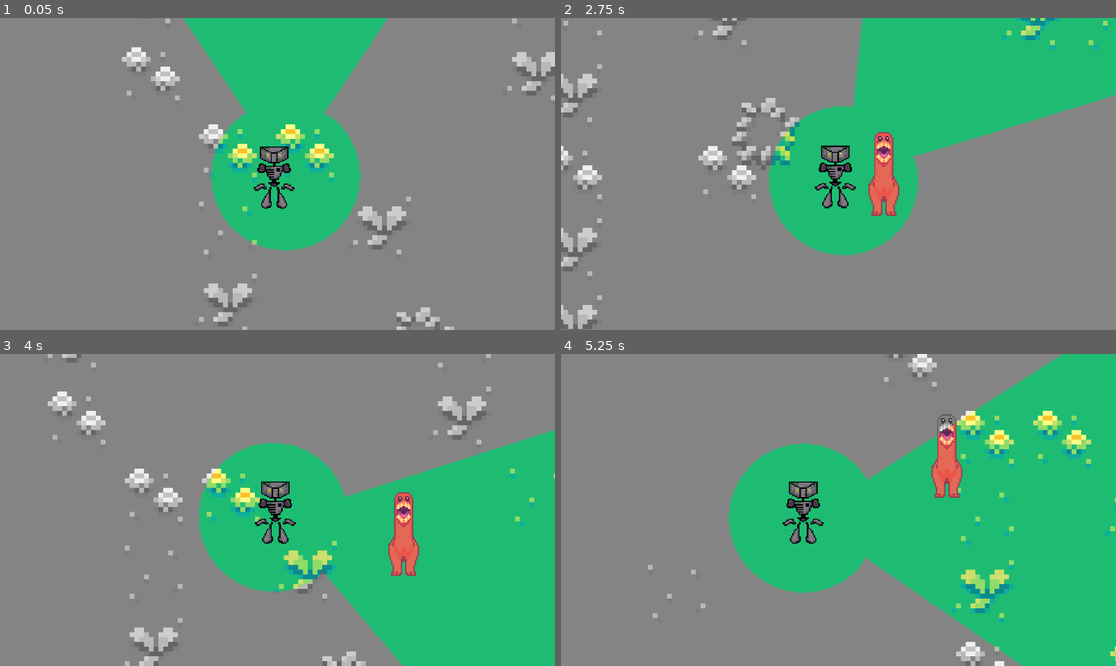
Above: before the commit, frames 1-4 (two rows, left to right).
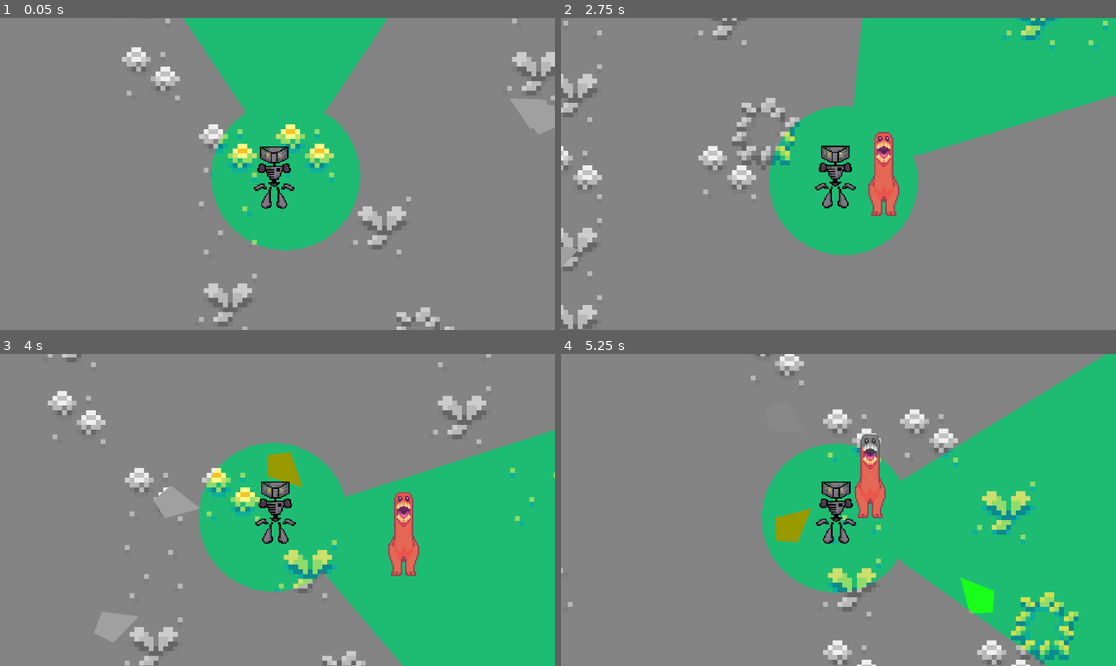
Above: after the commit, the same moments.

Repository: Immersor-git/Running-Out-of-Power
Game: Godot game, scene res://enemy_test_level.tscn
Two runs of this game, one before a commit and one after it. Both use one fixed random seed, a clock stepped at 60 frames per second and the inputs below.
Inputs (mouse positions are in pixels of both pictures, inside the frame that each line leads up to):
- Up to frame 1 (0.05 s): no input
- Up to frame 2 (2.75 s): move the mouse to (960, 158) at 0.52 s; hold D (right) 0.53-1.28 s; click (960, 158) at 0.67 s; move the mouse to (727, 189) at 1.27 s; hold S (back) 1.28-2.03 s; move the mouse to (894, 105) at 2.02 s; hold D (right) from 2.03 s (still down)
- Up to frame 3 (4 s): move the mouse to (249, 572) at 2.77 s; release D (right) at 2.78 s; hold W (forward) 2.78-3.53 s; click (249, 572) at 2.92 s; move the mouse to (444, 556) at 3.52 s; hold A (left) from 3.53 s (still down)
- Up to frame 4 (5.25 s): move the mouse to (672, 463) at 4.27 s; move the mouse to (866, 510) at 5.02 s; release A (left) at 5.03 s; hold S (back) from 5.03 s (still down); click (866, 510) at 5.17 s

The runs differ from the first frame. In frame 1, 0.6% of the frame differs, in the area x 91-100%, y 25-38%; in frame 2, less than 0.1%; in frame 3, 1.8%; in frame 4, 18%, in the area x 0-100%, y 0-100%.

Commit message:
shy dogs readded

Diff:
--- a/enemies/enemy_ShyDog/enemy_shydog.tscn
+++ b/enemies/enemy_ShyDog/enemy_shydog.tscn
@@ -1,8 +1,8 @@
 [gd_scene load_steps=5 format=3 uid="uid://bvblgopn4jmlh"]
 
-[ext_resource type="Script" path="res://enemy_ShyDog/CharacterBody2D.gd" id="1_6qkpl"]
-[ext_resource type="Script" path="res://enemy_ShyDog/EnemyColor.gd" id="2_tcd4h"]
-[ext_resource type="PackedScene" uid="uid://fkwxi1ghrcmn" path="res://enemies/enemy_player_handler.tscn" id="3_ke0t5"]
+[ext_resource type="Script" path="res://enemies/enemy_ShyDog/CharacterBody2D.gd" id="1_6qkpl"]
+[ext_resource type="Script" path="res://enemies/enemy_ShyDog/EnemyColor.gd" id="2_tcd4h"]
+[ext_resource type="PackedScene" uid="uid://bj0l46jyyahfn" path="res://enemies/enemy_base.tscn" id="3_ke0t5"]
 
 [sub_resource type="CircleShape2D" id="CircleShape2D_xokvy"]
 radius = 9.68963
--- a/enemy_test_level.tscn
+++ b/enemy_test_level.tscn
@@ -1,9 +1,10 @@
-[gd_scene load_steps=7 format=3 uid="uid://b6b3uoftf4vkv"]
+[gd_scene load_steps=8 format=3 uid="uid://b6b3uoftf4vkv"]
 
 [ext_resource type="PackedScene" uid="uid://bi3ib870qqwh4" path="res://enemies/angel/enemy_angel.tscn" id="1_4outp"]
 [ext_resource type="PackedScene" uid="uid://sxj1ykp6a51r" path="res://player.tscn" id="2_4rskp"]
 [ext_resource type="Script" path="res://MainCamera.gd" id="2_oomlb"]
 [ext_resource type="Texture2D" uid="uid://gbkr01aqshwf" path="res://tileset/Solaria Demo Update 01.png" id="3_tbw2c"]
+[ext_resource type="PackedScene" uid="uid://bvblgopn4jmlh" path="res://enemies/enemy_ShyDog/enemy_shydog.tscn" id="5_a30fi"]
 
 [sub_resource type="TileSetAtlasSource" id="TileSetAtlasSource_pdjkh"]
 texture = ExtResource("3_tbw2c")
@@ -415,3 +416,13 @@
 layer_1/y_sort_enabled = true
 layer_1/z_index = 1
 layer_1/tile_data = PackedInt32Array(262142, 262144, 1, 196605, 196608, 0, 262141, 196608, 1, 196606, 262144, 0, 458753 …(379 unchanged characters)…
+
+[node name="ShyDog" parent="." instance=ExtResource("5_a30fi")]
+position = Vector2(-1343, -149)
+
+[node name="Patroller" parent="." instance=ExtResource("5_a30fi")]
+position = Vector2(-675, -486)
+
+[node name="ShyDog 2" parent="." instance=ExtResource("5_a30fi")]
+
+[node name="ShyDog 3" parent="." instance=ExtResource("5_a30fi")]
--- /dev/null
+++ b/pixelate.gdshader
@@ -0,0 +1,12 @@
+shader_type canvas_item;
+
+uniform int amount = 1000;
+
+void fragment()
+{
+	vec2 grid_uv = round(UV * float(amount)) / float(amount);
+
+	vec4 text = texture(TEXTURE, grid_uv);
+
+	COLOR = text;
+}
